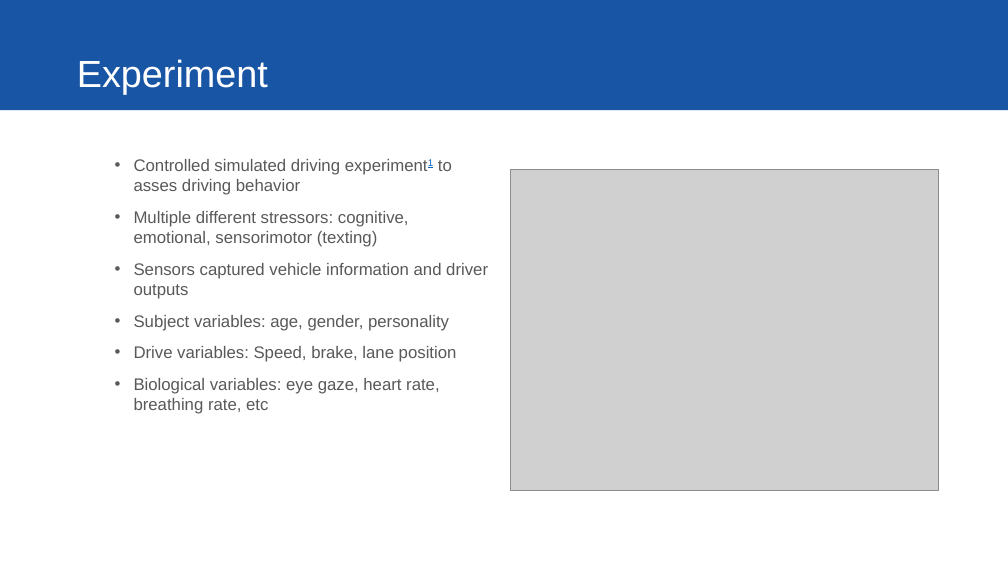
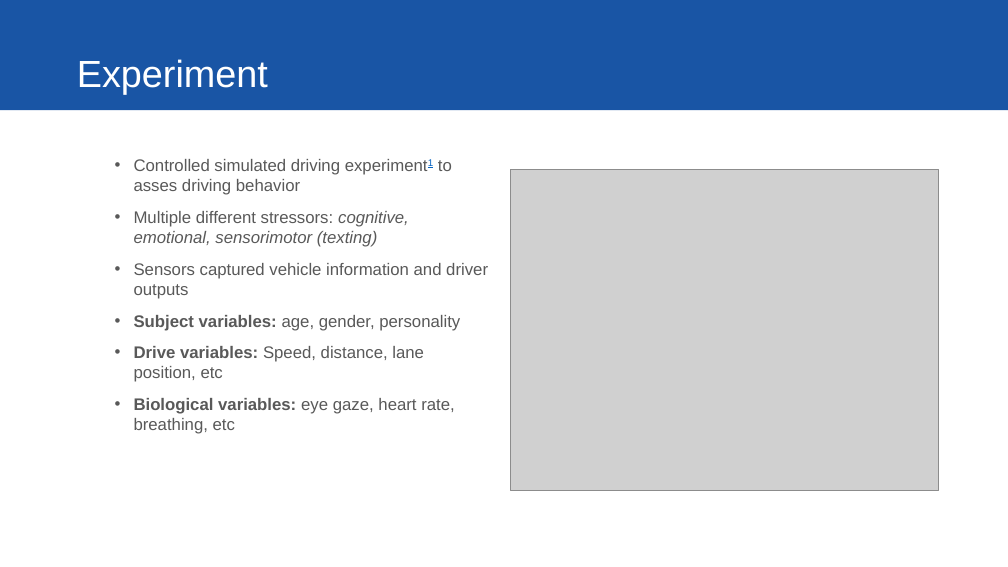
Before and after one commit to ybryan/stat685_distracted_driving, a slide deck: slide 2 of src/presentation/final_presentation.pptx. Drawn at 1008x567 pixels with LibreOffice and Linux fonts; fonts in the diff are those of the drawing; grey boxes stand for pictures. Boxes give left, top, right and bottom in pixels: in the first picture for what was removed or moved away, otherwise in the second. Text is boxed around its words. In the diff, an @@ line names an element or a change of style, - is before the commit and + after.

```diff
--- a/src/presentation/final_presentation.pptx
+++ b/src/presentation/final_presentation.pptx
@@ text at (134, 211, 460, 331): italic on in "cognitive, emotional, sensorimotor (texting)"; bold on in "Subject variables:" @@
@@ text at (134, 346, 454, 434): text changed @@
-  • Drive variables: Speed, brake, lane position
-  • Biological variables: eye gaze, heart rate, breathing rate, etc
+  • Drive variables: Speed, distance, lane position, etc
+  • Biological variables: eye gaze, heart rate, breathing, etc
```
Also in this commit, not shown: 1 other slide changed, 2 slides added, 1 slide removed, 1 other file.
